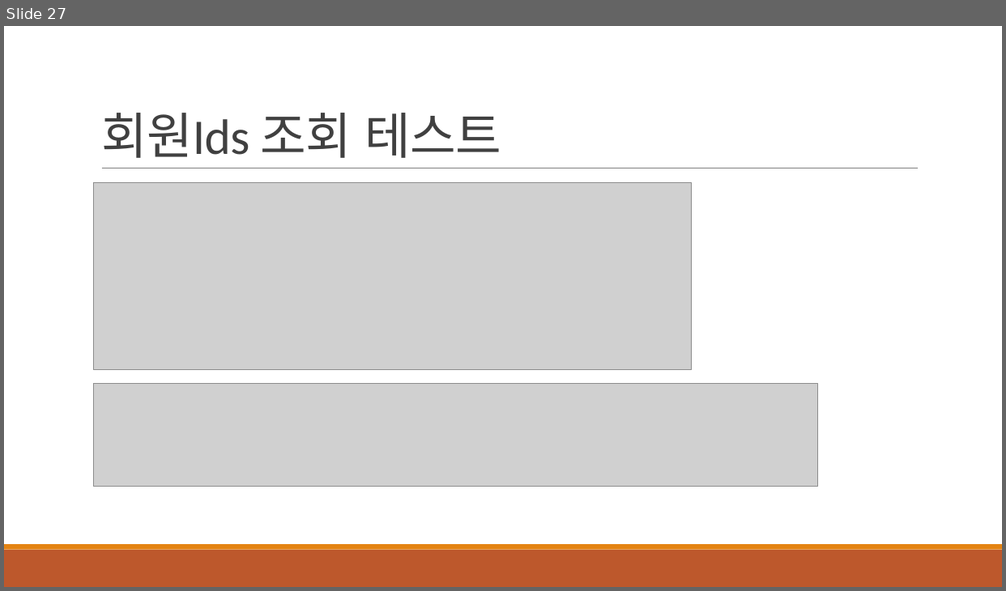
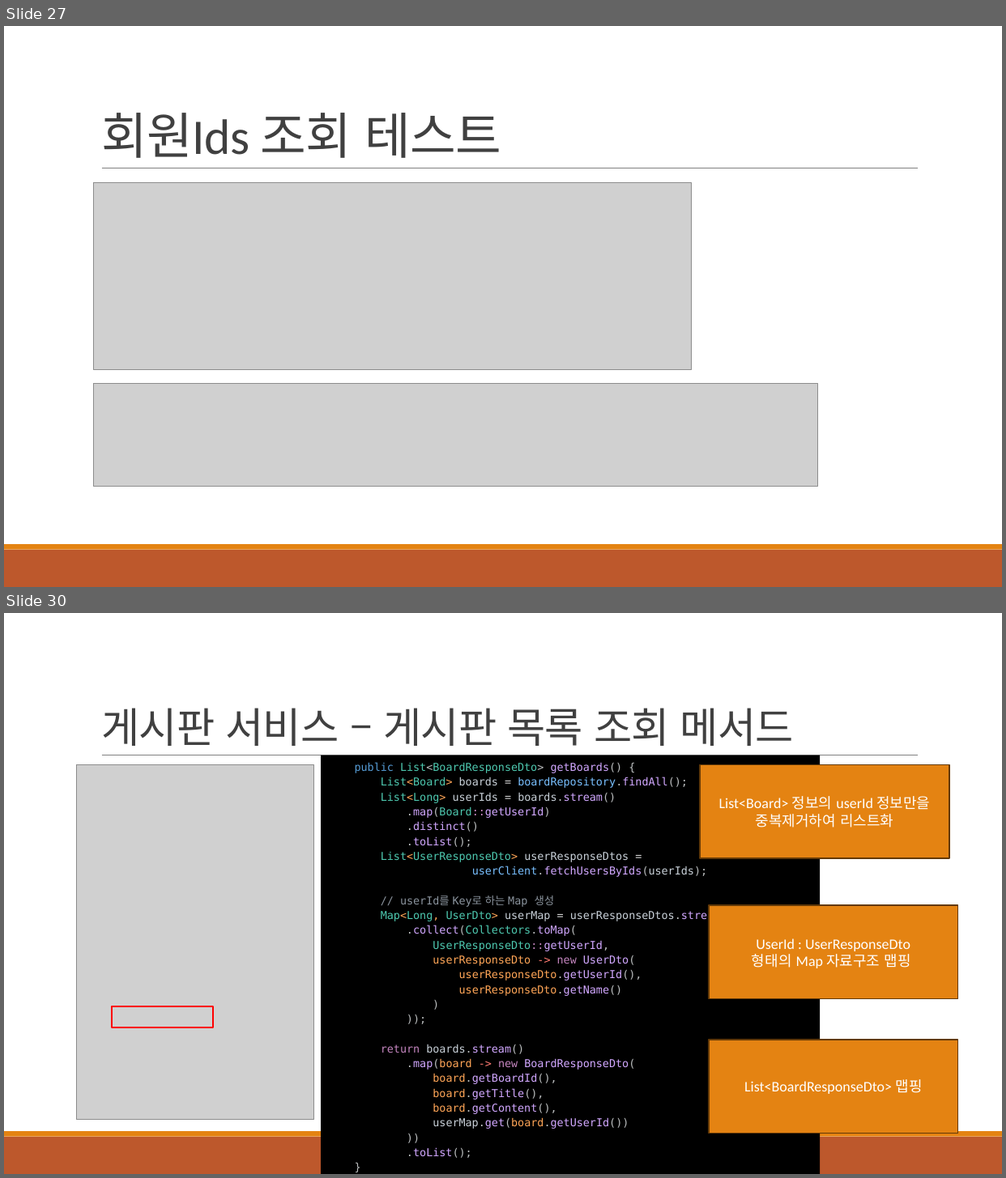
Before and after one commit to khb3025/study-msa, a slide deck: msa-ppt/3.데이터 조회 API 구현.pptx. Shown one above the other, each under a label of ours: slide 27 before the commit, slides 27 and 30 after it; the slides between them are not shown. The pictures are 1006x591 and 1006x1178 pixels, drawn with LibreOffice and Linux fonts; fonts in the diff are those of the drawing; grey boxes stand for pictures. Boxes give left, top, right and bottom in pixels: in the first picture for what was removed or moved away, otherwise in the second. Text is boxed around its words. In the diff, an @@ line names an element or a change of style, - is before the commit and + after.

Commit message:
feat : 게시판 목록 조회 API 작성

```diff
--- a/msa-ppt/3.데이터 조회 API 구현.pptx
+++ b/msa-ppt/3.데이터 조회 API 구현.pptx
@@ slide 30 added at [4,613,1002,1174], background #FFFFFF; not listed: 3 template elements that a slide beside it also shows @@
@@ title added at [101,708,794,746], 40 pt, text #404040 @@
+게시판 서비스 – 게시판 목록 조회 메서드
@@ rectangle added at [321,756,820,1174], fill #000000, 10.5 pt, text #D2A8FF @@
+public List<BoardResponseDto> getBoards() {
+List<Board> boards = boardRepository.findAll();
+List<Long> userIds = boards.stream()
+.map(Board::getUserId)
+.distinct()
+.toList();
+List<UserResponseDto> userResponseDtos =
+userClient.fetchUsersByIds(userIds);
+// userId를 Key로 하는 Map 생성
+Map<Long, UserDto> userMap = userResponseDtos.stream()
+.collect(Collectors.toMap(
+UserResponseDto::getUserId,
+userResponseDto -> new UserDto(
+userResponseDto.getUserId(),
+userResponseDto.getName()
+)
+));
+return boards.stream()
+.map(board -> new BoardResponseDto(
+board.getBoardId(),
+board.getTitle(),
+board.getContent(),
+userMap.get(board.getUserId())
+))
+.toList();
+}
@@ picture added at [77,765,314,1120] @@
@@ rectangle added at [701,765,949,858], fill #E48312, outline #643908 1.25 pt, 14 pt, text #FFFFFF @@
+List<Board> 정보의 userId 정보만을 중복제거하여 리스트화
@@ rectangle added at [710,905,958,999], fill #E48312, outline #643908 1.25 pt, 14 pt, text #FFFFFF @@
+UserId : UserResponseDto
+형태의 Map 자료구조 맵핑
@@ rectangle added at [112,1007,213,1028], outline #FF0000 1.25 pt @@
@@ rectangle added at [710,1040,958,1133], fill #E48312, outline #643908 1.25 pt, 14 pt, text #FFFFFF @@
+List<BoardResponseDto> 맵핑
```
Also in this commit, not shown: 4 other slides added, 4 other files.
